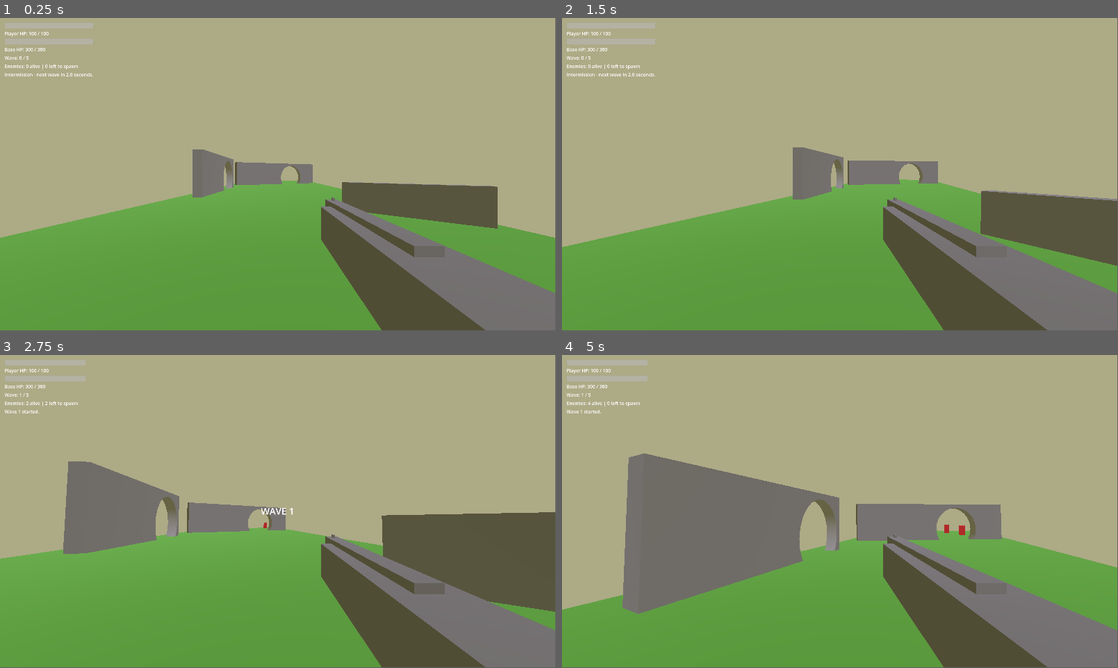
Above: before the commit, frames 1-4 (two rows, left to right).
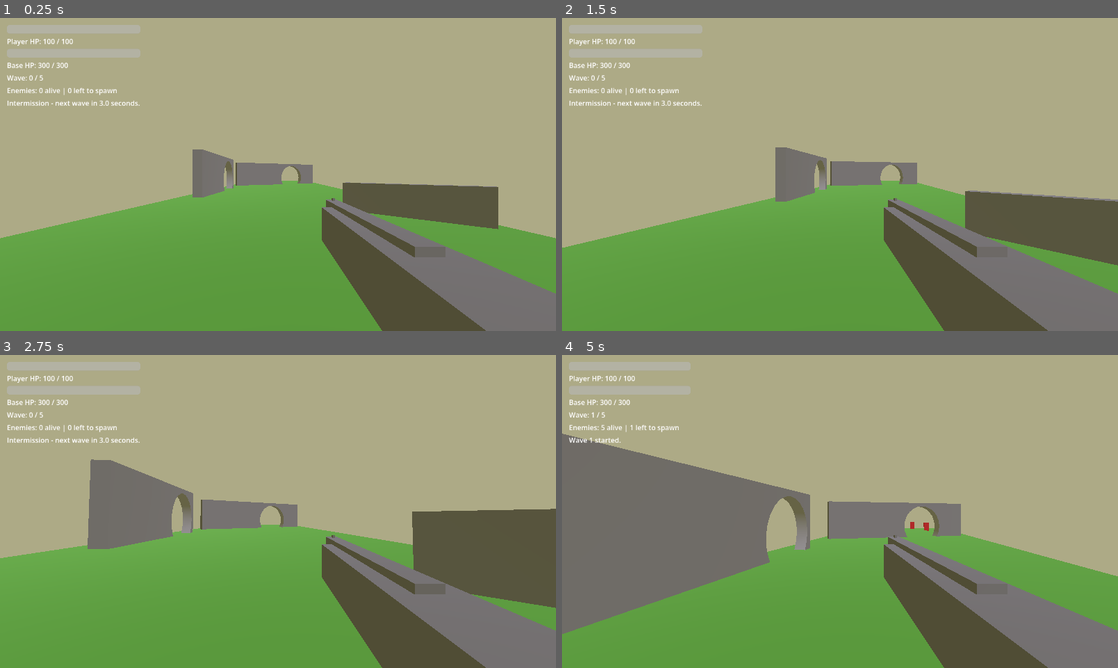
Above: after the commit, the same moments.

Repository: Kosmosaik/HeroDefense
Game: Godot game, scene res://Main.tscn
Same seed, same stepped clock (60 frames per second), same inputs: the game is played once before the commit and once after it.
Inputs (mouse positions are in pixels of both pictures, inside the frame that each line leads up to):
- Up to frame 1 (0.25 s): no input
- Up to frame 2 (1.5 s): move the mouse to (867, 171) at 0.52 s; press the mouse at (867, 171) at 0.53 s; hold W (move_forward) from 0.53 s (still down); tap Space (jump) at 0.77 s; move the mouse to (812, 174) at 1.27 s; release the mouse at (812, 174) at 1.28 s; tap Shift (sprint) at 1.35 s
- Up to frame 3 (2.75 s): keep holding W (move_forward); tap Space (jump) at 1.52 s; move the mouse to (289, 505) at 2.02 s; press the mouse at (289, 505) at 2.03 s
- Up to frame 4 (5 s): keep holding W (move_forward); move the mouse to (834, 514) at 2.77 s; release the mouse at (834, 514) at 2.78 s; tap Shift (sprint) at 2.85, 4.35 s; tap Space (jump) at 3.02, 3.77, 4.52 s; move the mouse to (878, 514) at 3.52 s; press the mouse at (878, 514) at 3.53 s; move the mouse to (795, 508) at 4.27 s; release the mouse at (795, 508) at 4.28 s
In our replay, the window is 799x449 before the commit and 800x450 after it. These sizes can differ from the game's own. Grey fills any space a smaller window leaves; there, only what the larger window draws over its background counts as a difference.

The runs differ from the first frame. In frame 1, 2.6% of the frame differs, in the area x 0-100%, y 1-100%; in frame 2, 5.0%; in frame 3, 7.1%; in frame 4, 14%.

Commit message:
Clean up GDScript Warnings

Diff:
--- a/Main.tscn
+++ b/Main.tscn
@@ -119,5 +119,7 @@
 enemy_scene = ExtResource("4_cm0pq")
 spawn_points_root = NodePath("../EnemySpawns")
 enemies_parent = NodePath("../EnemyRuntime")
+first_wave_delay = 3.0
+starting_enemy_count = 6
 
 [node name="HUD" parent="." unique_id=1584276739 instance=ExtResource("6_3dxm6")]
--- a/project.godot
+++ b/project.godot
@@ -22,8 +22,8 @@
 
 [display]
 
-window/size/viewport_width=1920
-window/size/viewport_height=1080
+window/size/viewport_width=1280
+window/size/viewport_height=720
 window/vsync/vsync_mode=0
 
 [input]
--- a/scripts/enemies/enemy_basic.gd
+++ b/scripts/enemies/enemy_basic.gd
@@ -255,21 +255,21 @@
 
 
 func _on_damaged(
-	previous_health: float,
-	current_health: float,
-	amount: float,
-	instigator: Node,
-	hit_position: Vector3,
-	hit_normal: Vector3
+	_previous_health: float,
+	_current_health: float,
+	_amount: float,
+	_instigator: Node,
+	_hit_position: Vector3,
+	_hit_normal: Vector3
 ) -> void:
 	_hurt_flash_timer = hurt_flash_duration
 	_set_color(hurt_color)
 
 
 func _on_died(
-	instigator: Node,
-	hit_position: Vector3,
-	hit_normal: Vector3
+	_instigator: Node,
+	_hit_position: Vector3,
+	_hit_normal: Vector3
 ) -> void:
 	_is_dead = true
 	_state = State.DEAD
--- a/scripts/player/player_controller.gd
+++ b/scripts/player/player_controller.gd
@@ -179,17 +179,17 @@
 	previous_health: float,
 	current_health: float,
 	amount: float,
-	instigator: Node,
-	hit_position: Vector3,
-	hit_normal: Vector3
+	_instigator: Node,
+	_hit_position: Vector3,
+	_hit_normal: Vector3
 ) -> void:
 	damaged.emit(previous_health, current_health, amount)
 
 
 func _on_health_died(
-	instigator: Node,
-	hit_position: Vector3,
-	hit_normal: Vector3
+	_instigator: Node,
+	_hit_position: Vector3,
+	_hit_normal: Vector3
 ) -> void:
 	_is_dead = true
 	velocity = Vector3.ZERO
--- a/scripts/ui/prototype_hud.gd
+++ b/scripts/ui/prototype_hud.gd
@@ -51,5 +51,5 @@
 	set_center_message("")
 
 
-func set_restart_hint_visible(is_visible: bool) -> void:
-	restart_label.visible = is_visible
+func set_restart_hint_visible(visible_state: bool) -> void:
+	restart_label.visible = visible_state
--- a/scripts/weapons/weapon_hitscan.gd
+++ b/scripts/weapons/weapon_hitscan.gd
@@ -26,8 +26,8 @@
 var _cooldown_remaining: float = 0.0
 
 
-func setup(owner: Node, camera: Camera3D) -> void:
-	_owner = owner
+func setup(weapon_owner: Node, camera: Camera3D) -> void:
+	_owner = weapon_owner
 	_camera = camera
 
 
--- a/scripts/world/base_core.gd
+++ b/scripts/world/base_core.gd
@@ -55,21 +55,21 @@
 
 
 func _on_damaged(
-	previous_health: float,
-	current_health: float,
-	amount: float,
-	instigator: Node,
-	hit_position: Vector3,
-	hit_normal: Vector3
+	_previous_health: float,
+	_current_health: float,
+	_amount: float,
+	_instigator: Node,
+	_hit_position: Vector3,
+	_hit_normal: Vector3
 ) -> void:
 	_hurt_flash_timer = hurt_flash_duration
 	_set_color(hurt_color)
 
 
 func _on_died(
-	instigator: Node,
-	hit_position: Vector3,
-	hit_normal: Vector3
+	_instigator: Node,
+	_hit_position: Vector3,
+	_hit_normal: Vector3
 ) -> void:
 	_is_destroyed = true
 	_set_color(dead_color)
--- a/scripts/world/main_game.gd
+++ b/scripts/world/main_game.gd
@@ -113,13 +113,13 @@
 	total_waves: int,
 	alive_enemies: int,
 	remaining_to_spawn: int,
-	total_enemies: int
+	_total_enemies: int
 ) -> void:
 	hud.set_wave_info(wave, total_waves)
 	hud.set_enemy_info(alive_enemies, remaining_to_spawn)
 
 
-func _on_wave_cleared(wave: int, total_waves: int) -> void:
+func _on_wave_cleared(wave: int, _total_waves: int) -> void:
 	if _run_state != RunState.ACTIVE:
 		return
 
@@ -127,7 +127,7 @@
 	hud.set_enemy_info(0, 0)
 
 
-func _on_run_completed(total_waves: int) -> void:
+func _on_run_completed(_total_waves: int) -> void:
 	if _run_state != RunState.ACTIVE:
 		return
 
--- a/scripts/world/target_dummy.gd
+++ b/scripts/world/target_dummy.gd
@@ -45,18 +45,18 @@
 
 
 func _on_damaged(
-	previous_health: float,
-	current_health: float,
-	amount: float,
-	instigator: Node,
-	hit_position: Vector3,
-	hit_normal: Vector3
+	_previous_health: float,
+	_current_health: float,
+	_amount: float,
+	_instigator: Node,
+	_hit_position: Vector3,
+	_hit_normal: Vector3
 ) -> void:
 	_hurt_flash_timer = hurt_flash_duration
 	_set_color(hurt_color)
 
 
-func _on_died(instigator: Node, hit_position: Vector3, hit_normal: Vector3) -> void:
+func _on_died(_instigator: Node, _hit_position: Vector3, _hit_normal: Vector3) -> void:
 	_is_dead = true
 	_set_color(dead_color)
 
Not shown, added: gpt-handover-20260407-1348.zip
Not shown, added: gpt-handover-20260407-1407.zip
